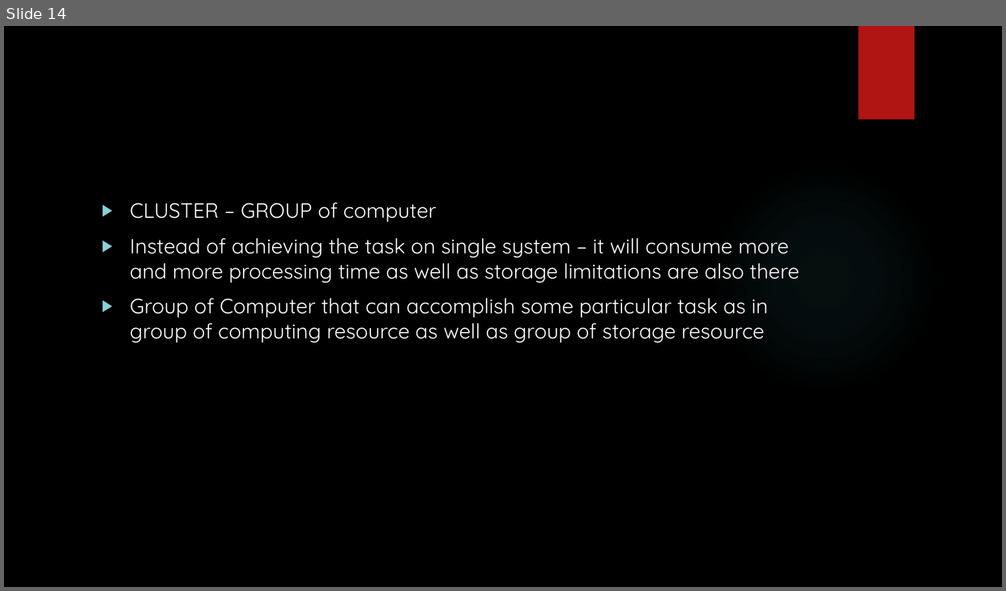
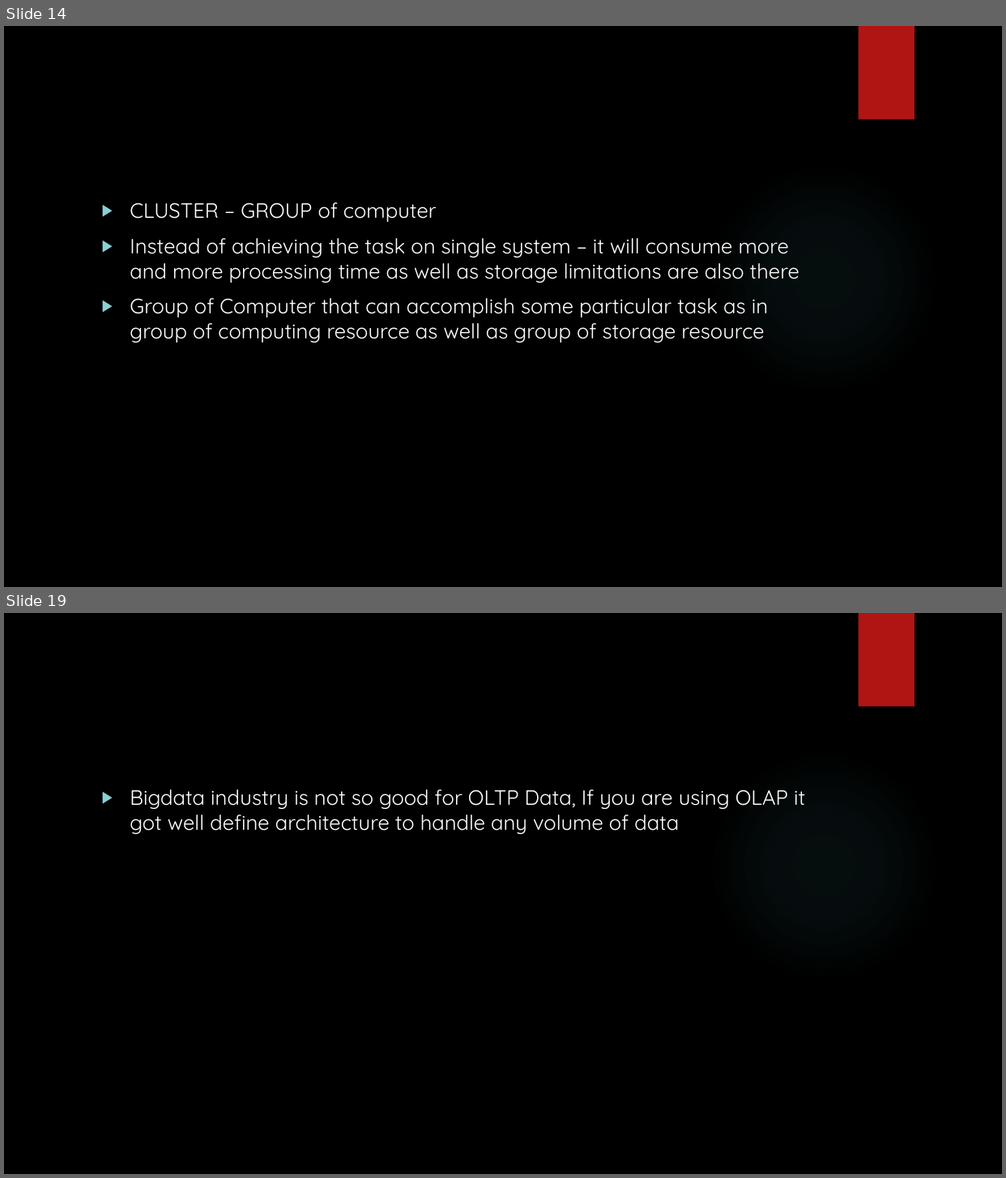
Before and after one commit to karthick1808/hadoopfundamentals, a slide deck: New Microsoft PowerPoint Presentation.pptx. Shown one above the other, each under a label of ours: slide 14 before the commit, slides 14 and 19 after it; the slides between them are not shown. The pictures are 1006x591 and 1006x1178 pixels, drawn with LibreOffice and Linux fonts; fonts in the diff are those of the drawing; background and template pictures are left out. Boxes give left, top, right and bottom in pixels: in the first picture for what was removed or moved away, otherwise in the second. Text is boxed around its words. In the diff, an @@ line names an element or a change of style, - is before the commit and + after.

```diff
--- a/New Microsoft PowerPoint Presentation.pptx
+++ b/New Microsoft PowerPoint Presentation.pptx
@@ slide 19 added at (4,613,1002,1174), background picture (left out); not listed: 2 template elements that a slide beside it also shows @@
@@ text added at (130,790,805,834), 20 pt, text #FFFFFF @@
+▶ Bigdata industry is not so good for OLTP Data, If you are using OLAP it got well define architecture to handle any volume of data
```
Also in this commit, not shown: 4 slides changed, 4 other slides added.
